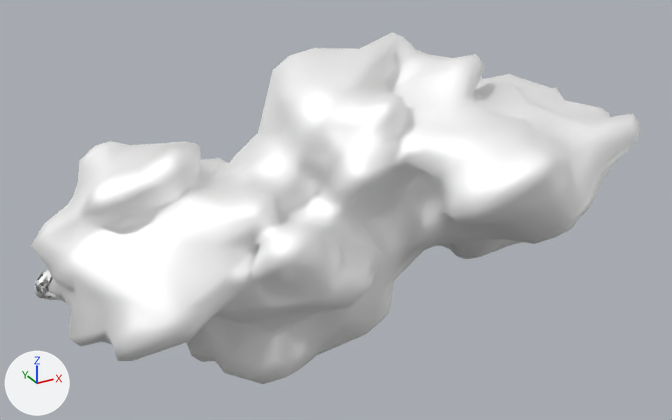
Before and after pictures for a commit that changed the glTF model assets/JAK_2.glb.
One viewpoint serves both versions: a camera (50 mm lens) standing at (-4.74, -9.14, 4.48) and looking at (0.22, -0.13, -0.03). Arrows for +X, +Y and +Z are at lower left; the lights stay in place. Vertices at the same position are counted once.

Objects in the first picture: 'JAK 2'.
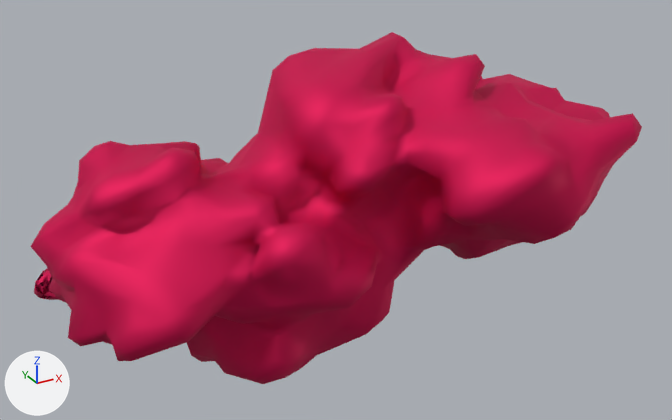
Diff of the bpy script that builds the scene:
```diff
--- a/assets/JAK_2.glb.py
+++ b/assets/JAK_2.glb.py
@@ img_color_pallete @@
+img_color_pallete = load_image('Color Pallete', '_unpacked/Color_Pallete', 476, 446, 'sRGB')
@@ mat_color_pallete_016 @@
 mat_color_pallete_016 = principled_material('Color Pallete.016')
-mat_color_pallete_016.base_color = (1.0, 1.0, 1.0)  # white #ffffff
+mat_color_pallete_016.texture = img_color_pallete
 mat_color_pallete_016.metallic = 0.632
@@ me_mesh_015 @@
 me_mesh_015.from_pydata(...)  # 1046 vertices, 2133 faces; spans x -3.27..3.77, y -2.95..2.52, z -2.23..1.91
 # used by ob_jak_2; location = (0.0, 0.0, 0.0)
+# me_mesh_015 part 1: texture (UV) coordinates of 2133 of 2133 faces, centred in x -3.2..3.74, y -2.9..2.5, z -2.2..1.88, changed; they spanned u 0.53..0.54, v 0.32..0.35 and now span u 0.92..0.92, v 0.13..0.16
 me_mesh_015.materials.append(mat_color_pallete_016)
```

Boxes (x1, y1, x2, y2) around the edits, measured in the pictures (672 x 420 px):
'JAK 2', surface changed (white to pink)
    both: (31, 32, 642, 384)
